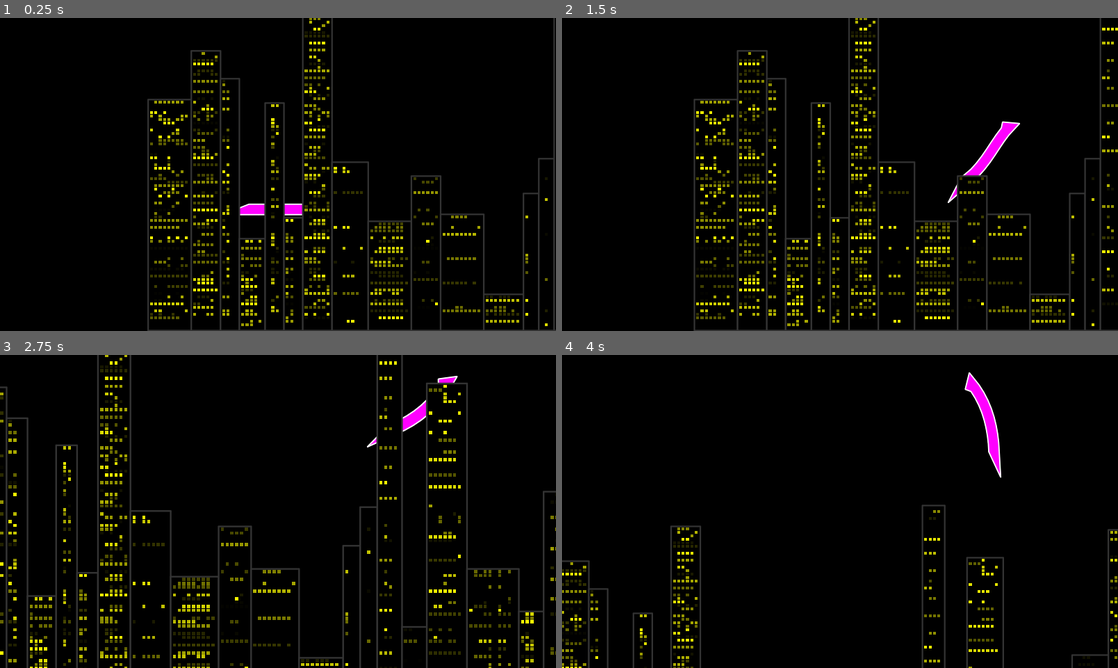
Above: before the commit, frames 1-4 (two rows, left to right).
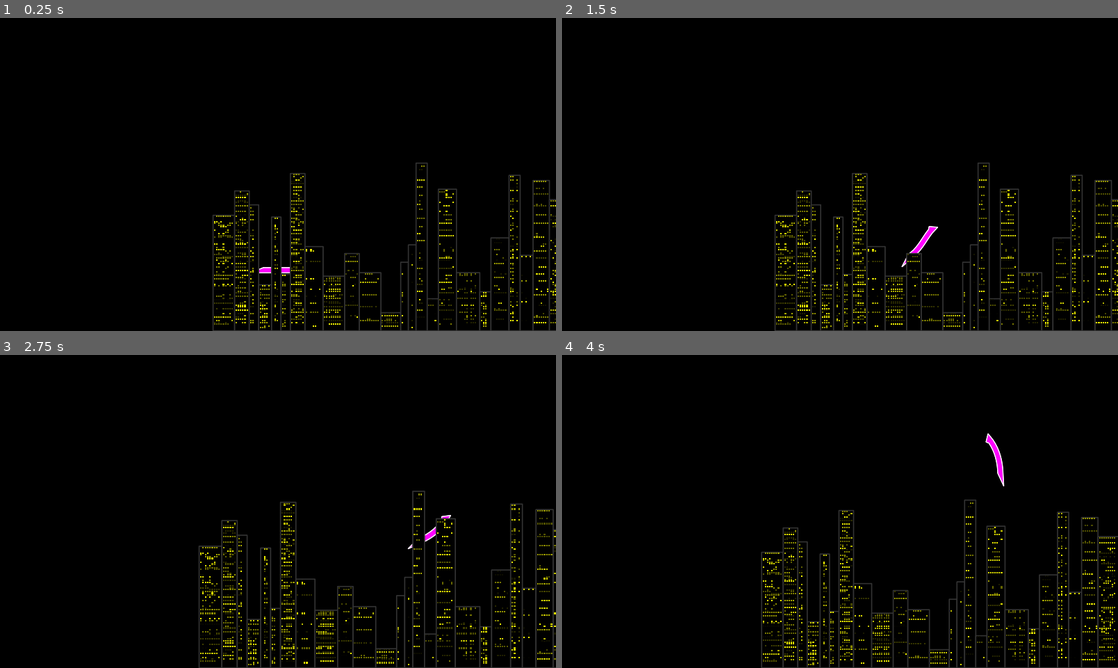
Above: after the commit, the same moments.

Repository: elektito/wyrmsim
Game: Godot game, scene res://World.tscn
Same seed, same stepped clock (60 frames per second), same inputs: the game is played once before the commit and once after it. The engine's default icon, where the game draws it, is replaced by a stand-in: a white triangle on a blue panel in a dark square.
Inputs (mouse positions are in pixels of both pictures, inside the frame that each line leads up to):
- Up to frame 1 (0.25 s): no input
- Up to frame 2 (1.5 s): move the mouse to (962, 158) at 0.52 s; hold W (up) 0.53-1.28 s; tap N (add_segment) at 0.6 s; move the mouse to (728, 190) at 1.27 s; hold S (down) from 1.28 s (still down); tap D (remove_segment) at 1.35 s
- Up to frame 3 (2.75 s): move the mouse to (333, 442) at 2.02 s; release S (down) at 2.03 s; hold W (up) from 2.03 s (still down); tap Mouse wheel up (zoom_in) at 2.1 s
- Up to frame 4 (4 s): move the mouse to (812, 574) at 2.77 s; tap Mouse wheel down (zoom_out) at 2.85 s; move the mouse to (1006, 558) at 3.52 s; release W (up) at 3.53 s; hold A (left) from 3.53 s (still down); tap N (add_segment) at 3.6 s

The runs differ from the first frame. In frame 1, 12% of the frame differs, in the area x 26-100%, y 0-100%; in frame 2, 12%; in frame 3, 13%, in the area x 0-100%, y 0-100%; in frame 4, 7.3%.

Commit message:
Change default zoom level

Diff:
--- a/World.tscn
+++ b/World.tscn
@@ -18,6 +18,7 @@
 [node name="camera" type="Camera2D" parent="Wyrm/Segment1"]
 scale = Vector2( 2, 2 )
 current = true
+zoom = Vector2( 2, 2 )
 limit_bottom = 1080
 drag_margin_h_enabled = true
 drag_margin_v_enabled = true
